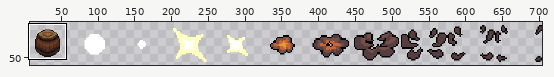
One commit to this sprite sheet: imports/barrel.png. The picture above shows the old version from afar; the outline marks the close-up.
Close-up. As it was:
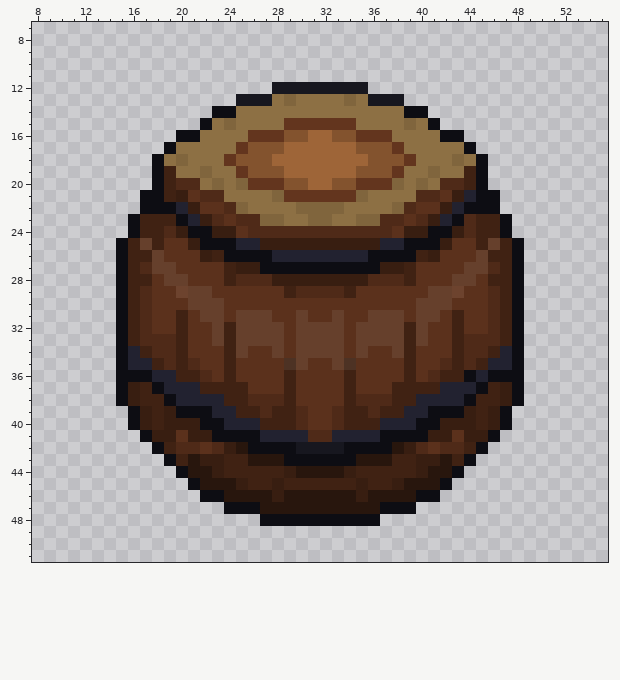
The file is 704x64 pixels. Colours within 5 levels of each other are drawn and written as one. Shown: x 8..55, y 7..51. The wide view leaves out empty margins.
Now the later version:
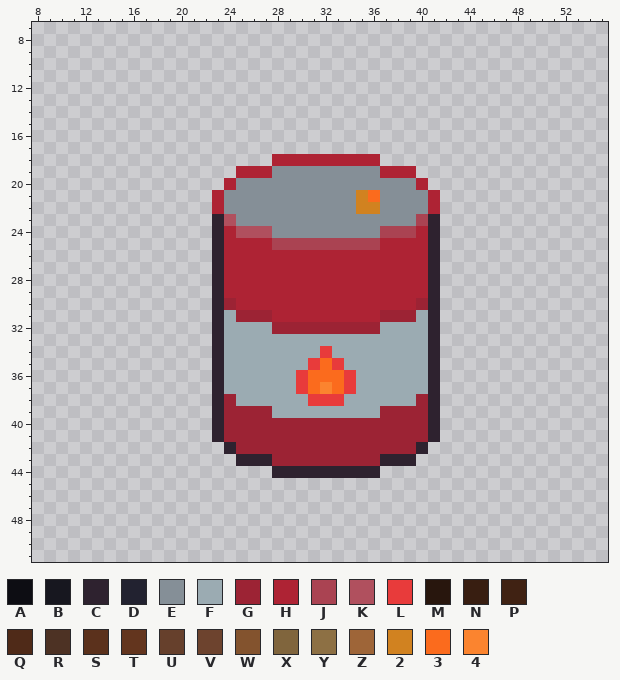
Palette (. is transparent): A #0d0d13  B #17171f  C #2e222f  D #222230  E #858f97  F #9babb2  G #9c2334  H #ae2334  J #aa4352  K #b0505e  L #e83b3b  M #28160d  N #381e11  P #402213  Q #4f2a18  R #4d3224  S #5b311c  T #63351e  U #66402c  V #6d432e  W #83532e  X #80653d  Y #8d7044  Z #9e6538  2 #d18220  3 #fb6b1d  4 #fb842f
The edit:
Changed rows in their new state; - is an unchanged pixel.
first column x 15:
12 -------------........-------------
13 ----------..............----------
14 --------..................--------
15 -------....................-------
16 -----........................-----
17 ----..........................----
18 ---..........HHHHHHHHH.........---
19 ---.......HHHEEEEEEEEEHHH......---
20 ---......HEEEEEEEEEEEEEEEH.....---
21 --......HEEEEEEEEEEE23EEEEH.....--
22 --......HEEEEEEEEEEE22EEEEH.....--
23 -.......CKEEEEEEEEEEEEEEEJC......-
24 -.......CHKKKEEEEEEEEEJJJHC......-
25 ........CHHHHJJJJJJJJJHHHHC.......
26 ........CHHHHHHHHHHHHHHHHHC.......
27 ........CHHHHHHHHHHHHHHHHHC.......
28 ........CHHHHHHHHHHHHHHHHHC.......
29 ........CHHHHHHHHHHHHHHHHHC.......
30 ........CGHHHHHHHHHHHHHHHGC.......
31 ........CFGGGHHHHHHHHHGGGFC.......
32 ........CFFFFGGGGGGGGGFFFFC.......
33 ........CFFFFFFFFFFFFFFFFFC.......
34 ........CFFFFFFFFLFFFFFFFFC.......
35 ........CFFFFFFFL3LFFFFFFFC.......
36 ........CFFFFFFL333LFFFFFFC.......
37 ........CFFFFFFL343LFFFFFFC.......
38 ........CGFFFFFFLLLFFFFFFGC.......
39 -.......CGGGGFFFFFFFFFGGGGC......-
40 -.......CGGGGGGGGGGGGGGGGGC......-
41 --......CGGGGGGGGGGGGGGGGGC.....--
42 ---......CGGGGGGGGGGGGGGGC.....---
43 ----......CCCGGGGGGGGGCCC.....----
44 -----........CCCCCCCCC.......-----
45 ------......................------
46 -------....................-------
47 ---------................---------
48 ------------..........------------
